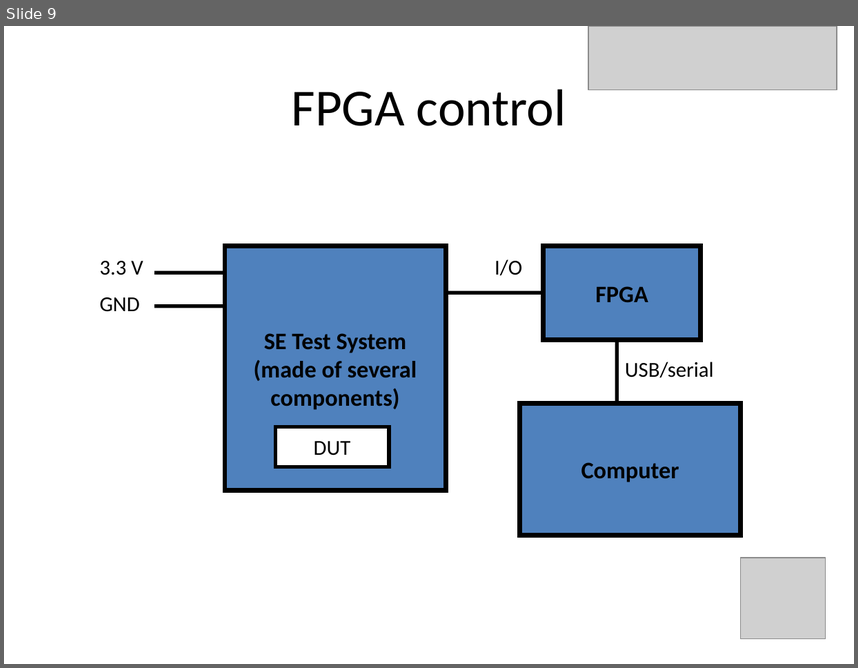
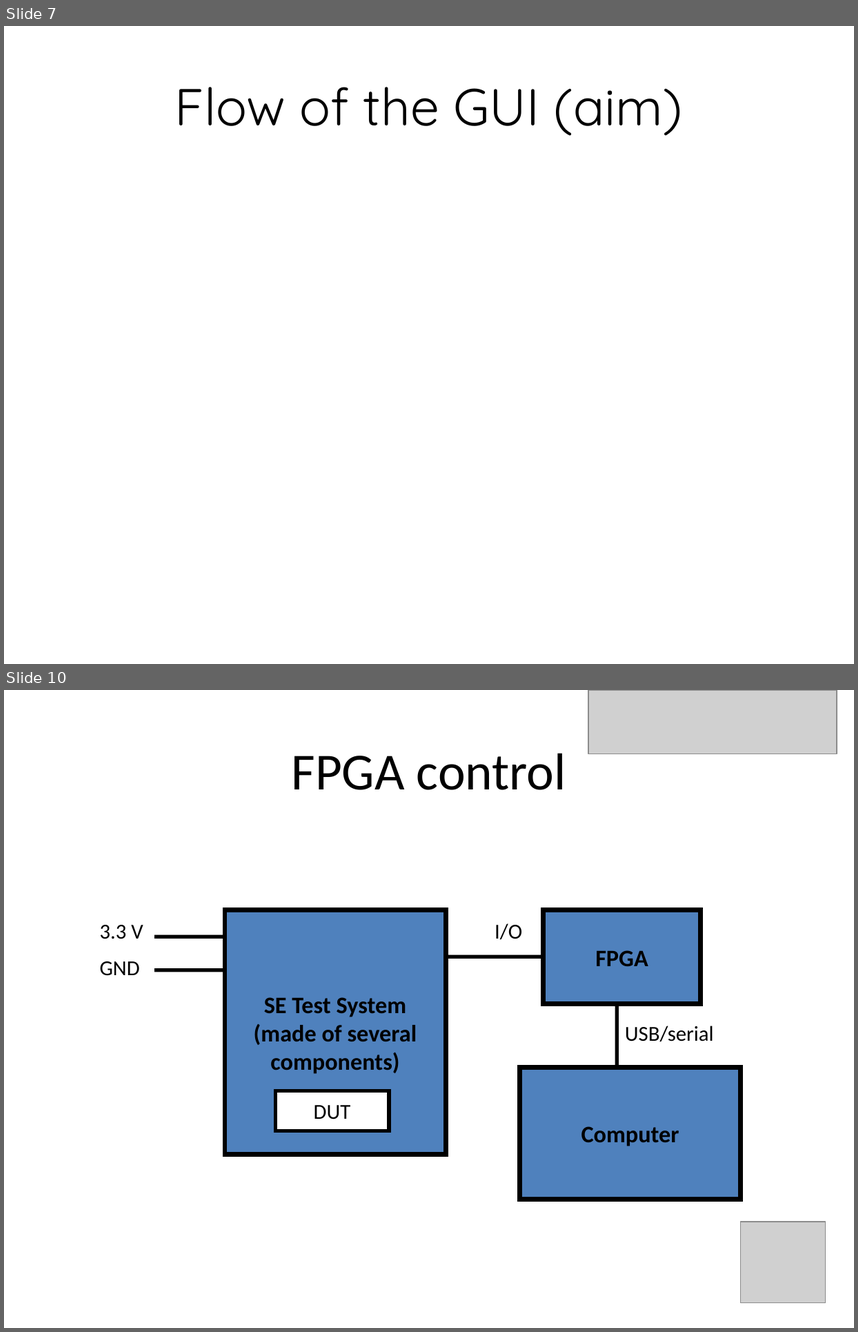
Before and after one commit to doctoboggan/DeathRay, a slide deck: manuals/desReview.pptx. Shown one above the other, each under a label of ours: slide 9 before the commit, slides 7 and 10 after it; the slides between them are not shown. The pictures are 858x668 and 858x1332 pixels, drawn with LibreOffice and Linux fonts; fonts in the diff are those of the drawing; grey boxes stand for pictures. Boxes give left, top, right and bottom in pixels: in the first picture for what was removed or moved away, otherwise in the second. Text is boxed around its words. In the diff, an @@ line names an element or a change of style, - is before the commit and + after.

Commit message:
prettier, going to add gantt chart-flow of work

```diff
--- a/manuals/desReview.pptx
+++ b/manuals/desReview.pptx
@@ slide 7 added at <box>4,26,854,664</box>, background #FFFFFF @@
@@ title added at <box>175,87,682,136</box>, 44 pt, text #000000 @@
+Flow of the GUI (aim)
@@ what was slide 9 is now slide 10 @@
```
Also in this commit, not shown: 19 slides changed.
